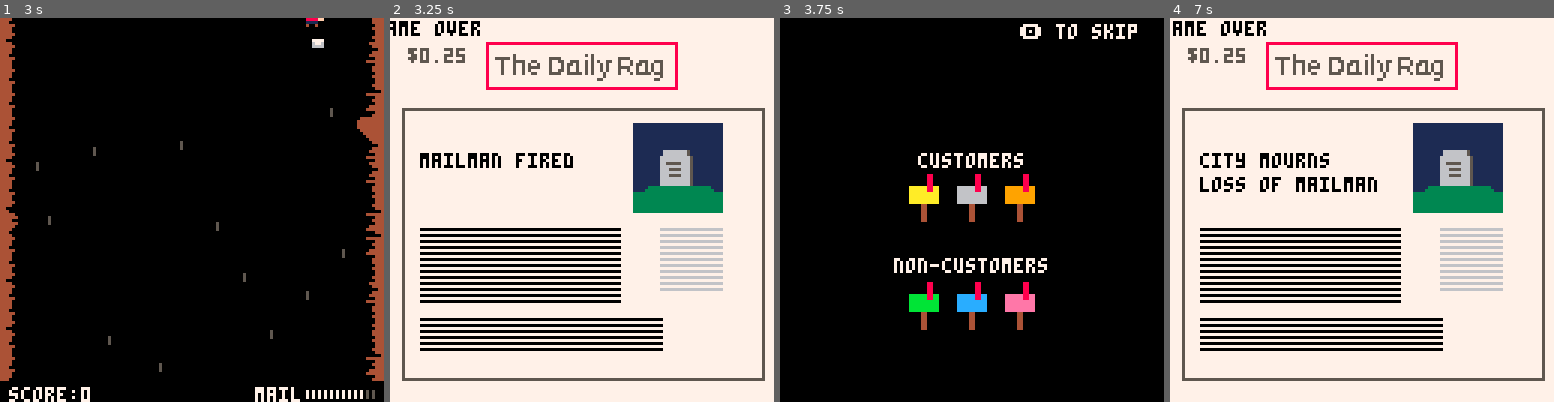
Above: before the commit, frames 1-4 (left to right).
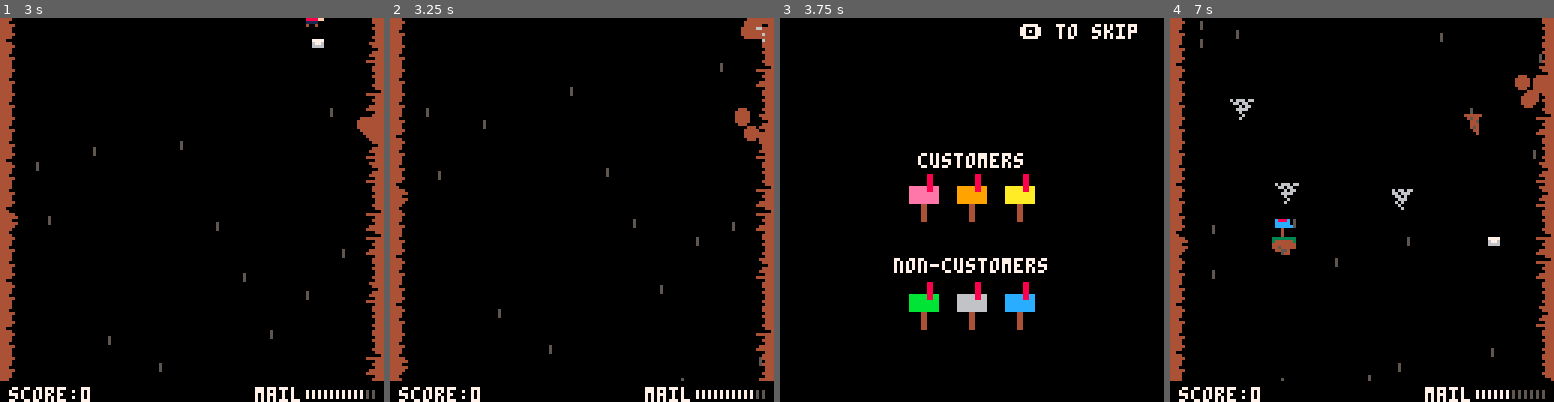
Above: after the commit, the same moments.

Repository: sugarvoid/down-mail
Game: PICO-8 cartridge down_mail.p8
The game is run twice, just before and just after one commit, with the same random seed, the same clock (stepped at 60 frames per second) and the same inputs.
Inputs:
- Up to frame 1 (3 s): tap X (X key) at 0.33, 1.07, 1.85, 2.97 s; tap O (Z key) at 0.7, 1.7, 2.1, 2.5, 2.9 s; hold Right 1.6-2.1 s; hold Up 2.15-2.42 s; hold Right from 2.47 s (still down)
- Up to frame 2 (3.25 s): release Right at 3.03 s; hold Left from 3.08 s (still down)
- Up to frame 3 (3.75 s): tap O (Z key) at 3.3, 3.7 s; release Left at 3.58 s; hold Down from 3.63 s (still down)
- Up to frame 4 (7 s): release Down at 3.97 s; hold Right 4.02-4.68 s; tap X (X key) at 4.08, 5.2, 6.32 s; tap O (Z key) every 0.4 s from 4.1 to 6.9 s; hold Up 4.73-5.03 s; hold Left 5.08-5.68 s; hold Down 5.73-6.03 s; hold Right 6.08-6.58 s; hold Right from 6.63 s (still down)

Frame 1 is identical in both runs. In frame 2, 90% of the frame differs, in the area x 0-100%, y 0-100%; in frame 3, 1.7%; in frame 4, 89%.

Commit message:
Fix bonus particle bug

Diff:
--- a/src/letter.lua
+++ b/src/letter.lua
@@ -22,13 +22,13 @@
                     if mb.facing_l then
                         mb:on_good_letter(self.score_mul)
                     else
-                        explode(self.x, self.y, 2, 2, 7)
+                        explode(self.x, self.y, 2, 2, 7, 10)
                     end
                 else
                     if not mb.facing_l then
                         mb:on_good_letter(self.score_mul)
                     else
-                        explode(self.x, self.y, 2, 2, 7)
+                        explode(self.x, self.y, 2, 2, 7, 10)
                     end
                 end
 
@@ -40,9 +40,9 @@
         if self.x <= 0 or self.x >= 120 then
             if g_state == gamestates.game then
                 spawn_twister(self.x, self.y)
+                explode(self.x, self.y, 3, 4, 4, 10)
                 sfx(14)
             end
-            explode(self.x, self.y, 3, 4, 4)
             del(letters, self)
         end
     else
--- a/src/mailbox.lua
+++ b/src/mailbox.lua
@@ -33,15 +33,20 @@
     end
 
     if is_colliding(p1, self) and not self.damaged then
-        sfx(3)
-        self.damaged = true
-        self.img = 22
-        self.speed = -2
-        damaged_mb += 1
-        if damaged_mb == 3 then
-            end_text = endings[4]
-            g_state = 2
-        end
+        self:take_damage()
+    end
+end
+
+function mailbox:take_damage()
+    sfx(3)
+    self.damaged = true
+    self.img = 22
+    self.speed = -2
+    damaged_mb += 1
+    if damaged_mb == 3 then
+        end_text = endings[3]
+        ending_idx = 3
+        change_state(gamestates.gameover)
     end
 end
 
@@ -82,7 +87,7 @@
         sfx(5)
     end
 
-    explode(self.x, self.y, 2, 6, self.b_col)
+    explode(self.x, self.y, 2, 6, self.b_col, 10)
     self.empty = false
     self.speed = 4
 
--- a/src/main.lua
+++ b/src/main.lua
@@ -17,7 +17,7 @@
 deliveries = { 0, 0 }
 
 ending = 0
-end_spr = { 64, 68, 72, 76, 128, 132, 136, 140 }
+end_spr = { 64, 68, 72, 76} --, 128, 132, 136, 140 }
 objects = { back = {}, front = {} }
 
 day = 1
@@ -34,12 +34,13 @@
     gameover = 5,
     post_day = 6,
 }
+
 g_state = nil
-
-deliveries_left = 10
+deliveries_left = 1
 
 end_text_l1 = ""
 end_text_l2 = ""
+ending_idx = 0
 
 endings = {
     { "city mourns",    "loss of mailman" },
@@ -139,7 +140,8 @@
 
     if is_debug then
         print("mem: " .. flr(stat(0)) .. "kb", 10, 0, 8)
-        print("cpu: " .. stat(1) .. "%", 10, 8, 8)
+        print("cpu: " .. stat(1)*100 .. "%", 10, 8, 8)
+        print(#letters, 10, 20, 8)
     end
 end
 
@@ -241,6 +243,7 @@
     end
     p1:update()
     update_letters()
+    update_particles()
     --update_rings()
     spawner:update()
 end
@@ -300,6 +303,7 @@
     cls(0)
     map(16, 0)
     p1:draw()
+    draw_particles()
     draw_rings()
     draw_letters()
     draw_gui()
@@ -307,6 +311,7 @@
     rect(17, 9, 109, 14, 7)
     print("bonus", 50, 3, 7)
     -- print("bonus: " .. flr(bouns_timer/30), 20, 20, 5)
+
 end
 
 function draw_postday()
@@ -479,9 +484,10 @@
     cls(7)
     spr(192, 32, 8, 8, 2)
     print("$0.25", 6, 10, 5)
+    print("score: " .. score, 10, 32, 5)
     rect(4, 30, 124, 120, 5)
     pal(14, 0)
-    spr(end_spr[1], 80, 34, 4, 4)
+    spr(end_spr[ending_idx], 80, 34, 4, 4)
     pal()
     print("game over", game_over_x, 1, 0)
     print(end_text[1], 10, 40 + 5, 0)
--- a/src/particle.lua
+++ b/src/particle.lua
@@ -28,13 +28,13 @@
 end
 
 
-function explode(x,y,r,num,c)
+function explode(x,y,r,num,c,t)
     for i=0, num do
         local _p={
             x=x,
             y=y,
             timer=0,
-            life=30+rnd(10),
+            life=(t or 30)+rnd(10),
             dx=rnd(2)-1,
             dy=rnd(2)-1,
             grav=false,
--- a/src/player.lua
+++ b/src/player.lua
@@ -101,27 +101,30 @@
     if self.x <= 4 or self.x >= 118 then
         sfx(12)
         self.is_alive = false
-        end_text = endings[2]
+        end_text = endings[1]
+        ending_idx = 1
         g_state = gamestates.gameover
         --self.img = 49
         -- TODO: add blood particales
         -- then go to game overload
     end
     --TODO: user goto_gameover funciton
-    if self.y >= 130 then
+    if self.y >= 140 then
         if g_state == gamestates.bonus then
             bouns_timer = 0
         else
             self.is_alive = false
-            end_text = endings[1]
+            end_text = endings[2]
+            ending_idx = 2
             change_state(gamestates.gameover)
         end
 
     end
 
-    if self.y <= -10 then
+    if self.y <= -30 then
         self.is_alive = false
-        end_text = endings[3]
+        end_text = endings[2]
+        ending_idx = 2
         change_state(gamestates.gameover)
     end
 
@@ -153,6 +156,7 @@
     if p1.life == 0 then
         sfx(11)
         end_text = endings[2]
+        ending_idx = 1
         change_state(gamestates.gameover)
     end
 end
--- a/src/ring.lua
+++ b/src/ring.lua
@@ -3,18 +3,18 @@
 ring = {}
 ring.__index = ring
 
-function ring:new()
-    local _r = setmetatable({}, ring)
-    _r.x = randi_rang(20, 100)
-    _r.y = randi_rang(40, 60)
-    _r.img = 141
-    _r.life = randsec_rang(3, 5)
-    _r.w = 8
-    _r.value = 10
-    _r.color = 11
-    _r.speed = rnd({ 1, 2 })
-    return _r
-end
+-- function ring:new()
+--     local _r = setmetatable({}, ring)
+--     _r.x = randi_rang(20, 100)
+--     _r.y = randi_rang(40, 60)
+--     _r.img = 141
+--     _r.life = randsec_rang(3, 5)
+--     _r.w = 8
+--     _r.value = 10
+--     _r.color = 11
+--     _r.speed = rnd({ 1, 2 })
+--     return _r
+-- end
 
 function spawn_ring()
     local _r = setmetatable({}, ring)
@@ -38,30 +38,24 @@
         del(rings, self)
     end
 
-    -- if is_colliding(p1, self) then
-    --     del(rings, self)
-    --     sfx(4)
-    --     p1.score += (self.value / 2)
-    -- end
-
     for l in all(letters) do
         if is_colliding_pro(self, l) then
-            score += self.value
-            explode(l.x, l.y, 2, 6, self.col)
-            sfx(4)
-            --del(letters, l)
-            del(rings, self)
+            self:on_letter_contact(l)
         end
     end
 end
 
+function ring:on_letter_contact(letter)
+    score += self.value
+    explode(self.x, self.y, 3, 6, self.color)
+    sfx(4)
+    del(rings, self)
+end
+
 function ring:draw()
     pal(7, self.color)
-
     spr(140, self.x, self.y, 1, 1, false, false)
     spr(140, self.x, self.y + 8, 1, 1, false, true)
-    self.h = 16
-
     pal()
 end
 
@@ -74,9 +68,3 @@
         r:draw()
     end
 end
-
--- function update_rings()
---     for r in all(rings) do
---         r:update()
---     end
--- end
Not shown, changed: 18 lines of the sprite sheet (__gfx__) section of down_mail.p8
